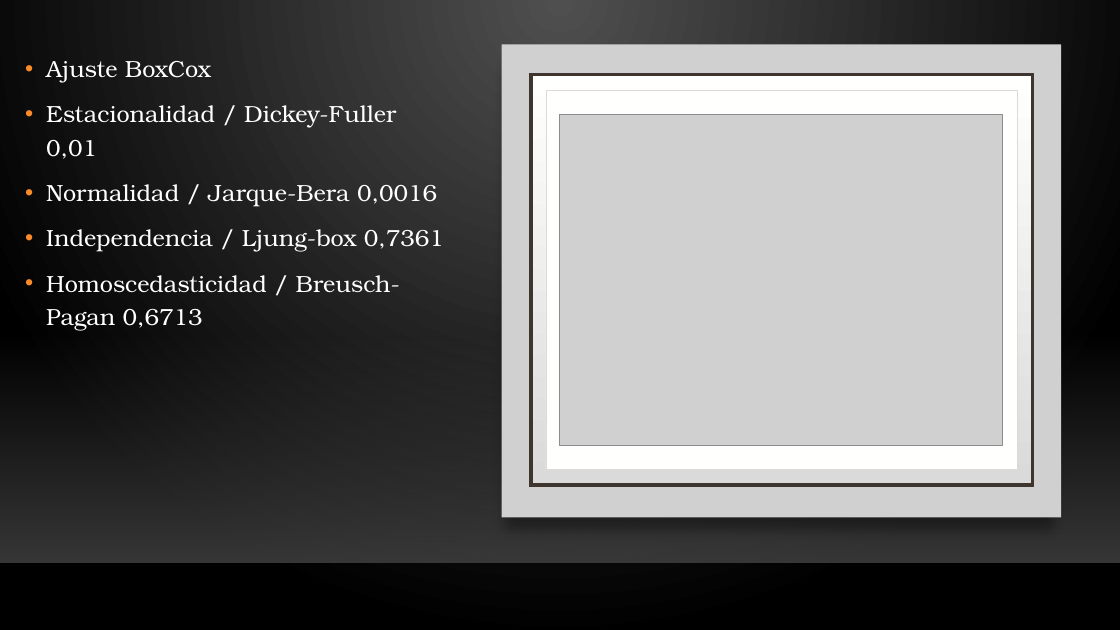
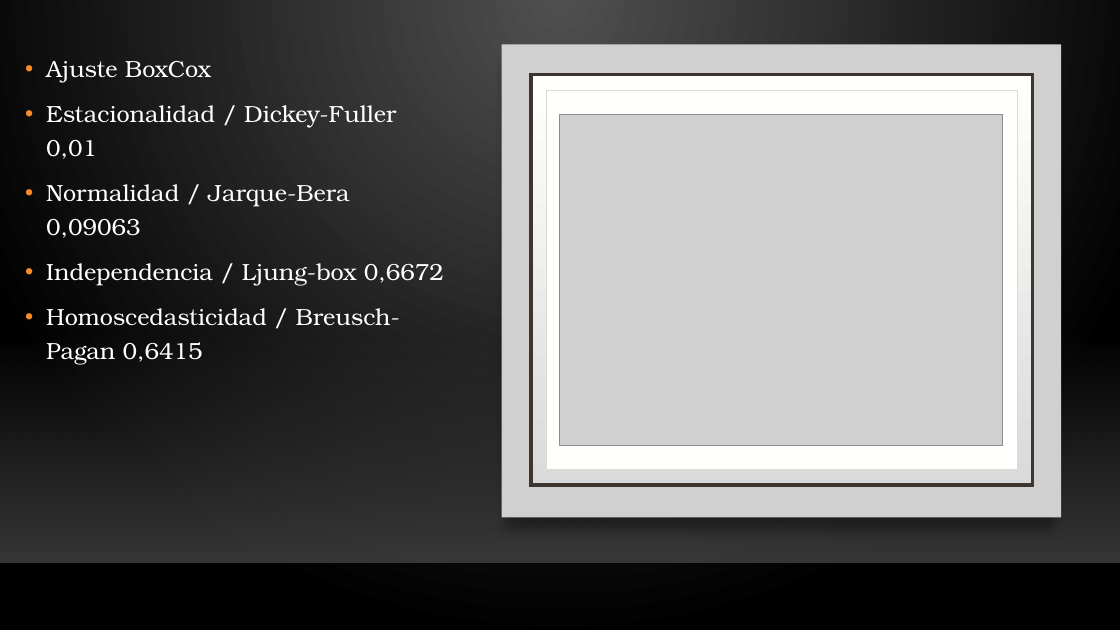
Before and after one commit to DanielAcevedoLaRivera/ProyectoR, a slide deck: slide 3 of Proyecto_final/Presentacion.pptx. Drawn at 1120x630 pixels with LibreOffice and Linux fonts; fonts in the diff are those of the drawing; grey boxes stand for pictures; background and template pictures are left out. Boxes give left, top, right and bottom in pixels: in the first picture for what was removed or moved away, otherwise in the second. Text is boxed around its words. In the diff, an @@ line names an element or a change of style, - is before the commit and + after.

```diff
--- a/Proyecto_final/Presentacion.pptx
+++ b/Proyecto_final/Presentacion.pptx
@@ text at [46,184,444,364]: text changed @@
-• Normalidad / Jarque-Bera 0,0016
-• Independencia / Ljung-box 0,7361
-• Homoscedasticidad / Breusch-Pagan 0,6713
+• Normalidad / Jarque-Bera 0,09063
+• Independencia / Ljung-box 0,6672
+• Homoscedasticidad / Breusch-Pagan 0,6415
```
Also in this commit, not shown: 1 other slide changed, 1 other file.
